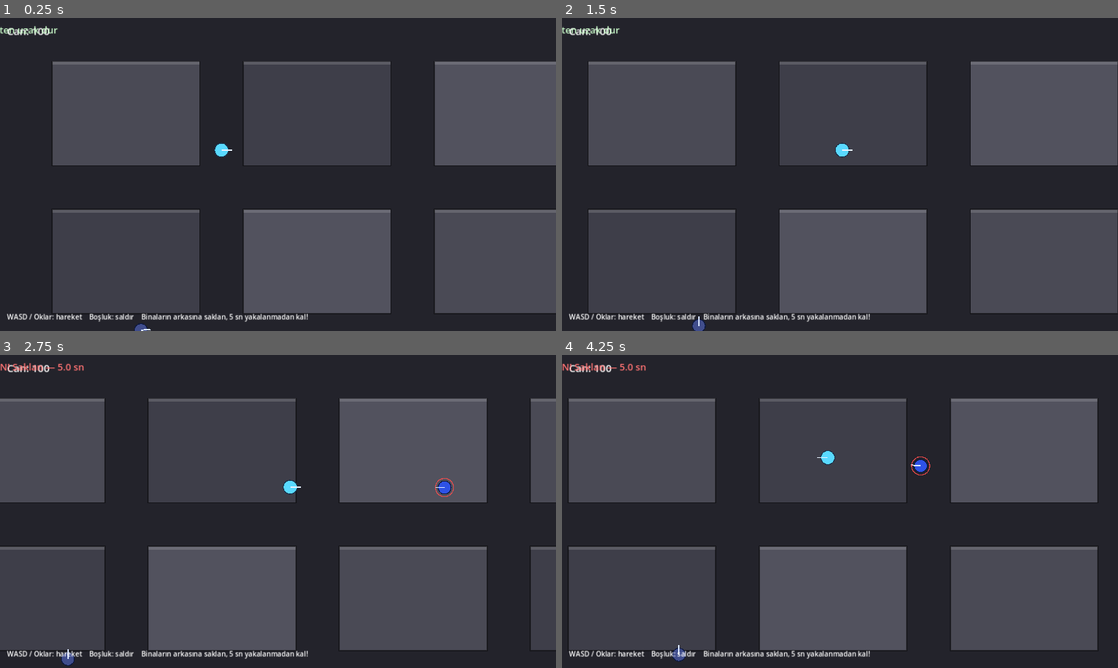
Above: before the commit, frames 1-4 (two rows, left to right).
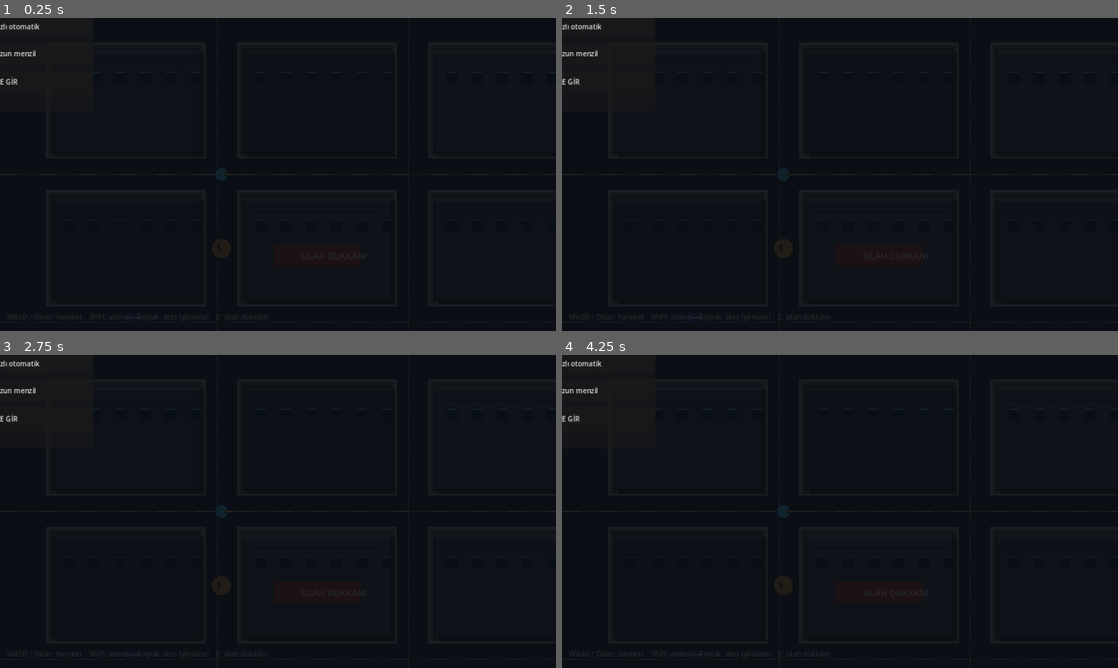
Above: after the commit, the same moments.

Repository: hivuv/Polisten-Kac-s-
Game: Godot game, scene res://scenes/Main.tscn
Same seed, same stepped clock (60 frames per second), same inputs: the game is played once before the commit and once after it.
Inputs:
- Up to frame 1 (0.25 s): no input
- Up to frame 2 (1.5 s): tap Enter at 0.5 s; hold D 0.53-1.28 s; tap R at 0.6 s; tap Space at 0.77 s; tap E at 0.8, 1.35 s; hold S from 1.28 s (still down)
- Up to frame 3 (2.75 s): tap Space at 1.52 s; tap Shift at 1.55 s; release S at 2.03 s; hold D from 2.03 s (still down); hold Shift from 2.03 s (still down); tap R at 2.3 s
- Up to frame 4 (4.25 s): release D at 2.78 s; release Shift at 2.78 s; hold W 2.78-3.53 s; tap R at 2.85 s; tap Space at 3.02, 3.77 s; tap E at 3.05, 3.6 s; hold A from 3.53 s (still down); hold Shift from 3.53 s (still down)

The runs differ from the first frame. In frame 1, 51% of the frame differs, in the area x 0-100%, y 1-100%; in frame 2, 55%; in frame 3, 53%; in frame 4, 55%, in the area x 0-100%, y 1-98%.

Commit message:
Şehir ve silah sistemi ekle

Diff:
--- /dev/null
+++ b/scripts/Blood.gd
@@ -0,0 +1,20 @@
+extends Node2D
+
+var fade := 1.0
+var blotches: Array[Vector3] = []
+
+func _ready() -> void:
+	z_index = 2
+	for i in 7:
+		blotches.append(Vector3(randf_range(-13.0, 13.0), randf_range(-8.0, 8.0), randf_range(2.0, 5.0)))
+
+func _process(delta: float) -> void:
+	fade = maxf(fade - delta / 24.0, 0.0)
+	if fade <= 0.0:
+		queue_free()
+	else:
+		queue_redraw()
+
+func _draw() -> void:
+	for spot in blotches:
+		draw_circle(Vector2(spot.x, spot.y), spot.z, Color(0.48, 0.035, 0.055, 0.65 * fade))
--- a/scripts/Building.gd
+++ b/scripts/Building.gd
@@ -5,6 +5,7 @@
 
 var rect := Rect2()
 var block_color := Color("4a4a55")
+var is_shop := false
 
 
 func _ready() -> void:
@@ -20,6 +21,15 @@
 
 
 func _draw() -> void:
+	# Side face and roof lip give the city blocks a subtle faux-3D depth.
+	draw_rect(Rect2(Vector2(10, 10), rect.size), Color(0.05, 0.06, 0.09, 0.55))
 	draw_rect(Rect2(Vector2.ZERO, rect.size), block_color)
-	draw_rect(Rect2(0, 0, rect.size.x, 8.0), block_color.lightened(0.15))
+	draw_rect(Rect2(0, 0, rect.size.x, 12.0), block_color.lightened(0.2))
+	draw_rect(Rect2(18, 32, rect.size.x - 36, 6), block_color.darkened(0.3))
+	for x in range(28, int(rect.size.x) - 20, 58):
+		draw_rect(Rect2(x, 52, 26, 30), Color("#263848"))
+		draw_rect(Rect2(x + 2, 54, 22, 2), Color("#8bc6d8"))
+	if is_shop:
+		draw_rect(Rect2(70, 112, rect.size.x - 140, 48), Color("#b8463a"))
+		draw_string(ThemeDB.fallback_font, Vector2(132, 145), "SILAH DUKKANI", HORIZONTAL_ALIGNMENT_LEFT, -1, 20, Color.WHITE)
 	draw_rect(Rect2(Vector2.ZERO, rect.size), Color(0, 0, 0, 0.45), false, 3.0)
--- a/scripts/Main.gd
+++ b/scripts/Main.gd
@@ -28,10 +28,22 @@
 ]
 
 var game_over := false
+var game_started := false
+var shop_position := Vector2(510, 560)
+var menu_panel: Control
+var weapon_label: Label
+var selected_weapon := "Pistol"
+var weapons := ["Pistol", "AK-47", "AWM"]
+var shop_hint: Label
+var event_timer := 18.0
+var event_label: Label
+var event_message := ""
+var event_message_timer := 0.0
 
 var player: Player
 var health_label: Label
 var status_label: Label
+var weapon_hud_label: Label
 var game_over_panel: Control
 
 
@@ -43,11 +55,13 @@
 	ground.size = WORLD_SIZE
 	ground.z_index = -10
 	add_child(ground)
+	queue_redraw()
 
 	for i in building_rects.size():
 		var building := Building.new()
 		building.rect = building_rects[i]
 		building.block_color = BUILDING_COLORS[i % BUILDING_COLORS.size()]
+		building.is_shop = i == 5
 		add_child(building)
 
 	_build_borders()
@@ -55,6 +69,7 @@
 	player = Player.new()
 	player.process_mode = Node.PROCESS_MODE_PAUSABLE
 	player.position = Vector2(510, 390)
+	player.controls_enabled = false
 	add_child(player)
 	player.health_changed.connect(_on_player_health_changed)
 	player.died.connect(_on_player_died)
@@ -73,15 +88,27 @@
 		police.process_mode = Node.PROCESS_MODE_PAUSABLE
 		police.position = spawn
 		police.player = player
+		police.active = false
 		police.bounds = Rect2(Vector2.ZERO, WORLD_SIZE)
+		police.defeated.connect(_on_police_defeated)
 		add_child(police)
 
 	_build_hud()
-
-
-func _process(_delta: float) -> void:
-	if game_over:
+	_build_start_menu()
+	_build_shop_marker()
+
+
+func _process(delta: float) -> void:
+	if game_over or not game_started:
 		return
+	event_timer -= delta
+	event_message_timer = maxf(event_message_timer - delta, 0.0)
+	if event_timer <= 0.0:
+		_start_random_event()
+		event_timer = randf_range(24.0, 34.0)
+	event_label.text = event_message if event_message_timer > 0.0 else "Etkinlik: %.0f sn" % event_timer
+	shop_hint.visible = player.global_position.distance_to(shop_position) < 100.0
+	weapon_hud_label.text = "Silah: " + player.weapon_name
 	var chasers := 0
 	var min_timer := -1.0
 	for node in get_tree().get_nodes_in_group("police"):
@@ -99,10 +126,12 @@
 
 
 func _input(event: InputEvent) -> void:
-	if not game_over:
+	if event is not InputEventKey or not event.pressed or event.echo:
 		return
-	if event is InputEventKey and event.pressed and event.physical_keycode == KEY_R:
+	if game_over and event.physical_keycode == KEY_R:
 		_restart()
+	elif game_started and event.physical_keycode == KEY_E and player.global_position.distance_to(shop_position) < 100.0:
+		_cycle_shop_weapon()
 
 
 func _build_borders() -> void:
@@ -144,9 +173,22 @@
 	status_label.horizontal_alignment = HORIZONTAL_ALIGNMENT_CENTER
 	status_label.add_theme_font_size_override("font_size", 22)
 
+	weapon_hud_label = Label.new()
+	weapon_hud_label.position = Vector2(16, 44)
+	weapon_hud_label.add_theme_font_size_override("font_size", 18)
+	layer.add_child(weapon_hud_label)
+
+	event_label = Label.new()
+	layer.add_child(event_label)
+	event_label.set_anchors_preset(Control.PRESET_CENTER_TOP)
+	event_label.offset_top = 48.0
+	event_label.grow_horizontal = Control.GROW_DIRECTION_BOTH
+	event_label.horizontal_alignment = HORIZONTAL_ALIGNMENT_CENTER
+	event_label.add_theme_font_size_override("font_size", 18)
+
 	var hint := Label.new()
 	layer.add_child(hint)
-	hint.text = "WASD / Oklar: hareket    Boşluk: saldır    Binaların arkasına saklan, 5 sn yakalanmadan kal!"
+	hint.text = "WASD / Oklar: hareket    Shift: atılma    Boşluk: ateş (yönüne)    E: silah dükkânı"
 	hint.set_anchors_preset(Control.PRESET_BOTTOM_LEFT)
 	hint.offset_top = -44.0
 	hint.offset_left = 16.0
@@ -203,3 +245,159 @@
 func _restart() -> void:
 	get_tree().paused = false
 	get_tree().reload_current_scene()
+
+
+
+func _start_random_event() -> void:
+	var event := randi_range(0, 2)
+	match event:
+		0:
+			var pickup := Pickup.new()
+			pickup.position = _find_open_spot()
+			add_child(pickup)
+			event_message = "TEDARİK DÜŞTÜ! Yeşil işarete ulaş: +25 can"
+		1:
+			player.restore_health(15)
+			event_message = "İLK YARDIM! +15 can"
+		2:
+			for node in get_tree().get_nodes_in_group("police"):
+				var police := node as Police
+				if police and police.state == Police.State.CHASE:
+					police.lose_timer += 2.5
+			event_message = "SİS BASTI! Polislerin takibi yavaşladı"
+	event_message_timer = 4.0
+
+
+func _find_open_spot() -> Vector2:
+	for attempt in 20:
+		var candidate := Vector2(randf_range(80.0, WORLD_SIZE.x - 80.0), randf_range(80.0, WORLD_SIZE.y - 80.0))
+		var blocked := false
+		for rect in building_rects:
+			if rect.grow(30.0).has_point(candidate):
+				blocked = true
+				break
+		if not blocked:
+			return candidate
+	return Vector2(510, 390)
+
+
+
+func _draw() -> void:
+	# City streets, lane markings and raised-looking pavements under every block.
+	draw_rect(Rect2(Vector2.ZERO, WORLD_SIZE), Color("#303841"))
+	for rect in building_rects:
+		draw_rect(rect.grow(14.0), Color("#a6a39a"))
+		draw_rect(rect.grow(8.0), Color("#686b68"))
+	for y in [390.0, 730.0, 1070.0]:
+		draw_line(Vector2(0, y), Vector2(WORLD_SIZE.x, y), Color("#d2b96c", 0.45), 3.0)
+		for x in range(0, int(WORLD_SIZE.x), 90):
+			draw_line(Vector2(x, y), Vector2(x + 42, y), Color("#e8dfb9", 0.72), 3.0)
+	for x in [500.0, 940.0, 1380.0]:
+		draw_line(Vector2(x, 0), Vector2(x, WORLD_SIZE.y), Color("#d2b96c", 0.45), 3.0)
+		for y in range(0, int(WORLD_SIZE.y), 90):
+			draw_line(Vector2(x, y), Vector2(x, y + 42), Color("#e8dfb9", 0.72), 3.0)
+	draw_circle(shop_position, 22.0, Color("#e8a84a"))
+	draw_string(ThemeDB.fallback_font, shop_position + Vector2(-12, 7), "$", HORIZONTAL_ALIGNMENT_LEFT, -1, 20, Color("#29231c"))
+
+
+func _build_start_menu() -> void:
+	var layer := CanvasLayer.new()
+	layer.layer = 10
+	add_child(layer)
+	menu_panel = Control.new()
+	menu_panel.process_mode = Node.PROCESS_MODE_ALWAYS
+	menu_panel.set_anchors_preset(Control.PRESET_FULL_RECT)
+	layer.add_child(menu_panel)
+	var shade := ColorRect.new()
+	shade.color = Color(0.025, 0.04, 0.06, 0.88)
+	shade.set_anchors_preset(Control.PRESET_FULL_RECT)
+	menu_panel.add_child(shade)
+	var panel := PanelContainer.new()
+	panel.custom_minimum_size = Vector2(430, 430)
+	menu_panel.add_child(panel)
+	panel.set_anchors_preset(Control.PRESET_CENTER)
+	panel.position = Vector2(-215, -215)
+	var stack := VBoxContainer.new()
+	stack.add_theme_constant_override("separation", 14)
+	panel.add_child(stack)
+	var title := Label.new()
+	title.text = "SON ÇIKIŞ"
+	title.horizontal_alignment = HORIZONTAL_ALIGNMENT_CENTER
+	title.add_theme_font_size_override("font_size", 38)
+	stack.add_child(title)
+	var subtitle := Label.new()
+	subtitle.text = "Kaç, saklan ve silahını seç"
+	subtitle.horizontal_alignment = HORIZONTAL_ALIGNMENT_CENTER
+	stack.add_child(subtitle)
+	weapon_label = Label.new()
+	weapon_label.horizontal_alignment = HORIZONTAL_ALIGNMENT_CENTER
+	weapon_label.add_theme_font_size_override("font_size", 22)
+	stack.add_child(weapon_label)
+	for weapon in weapons:
+		var button := Button.new()
+		button.text = weapon + "  —  " + _weapon_description(weapon)
+		button.custom_minimum_size.y = 48
+		button.pressed.connect(_select_weapon.bind(weapon))
+		stack.add_child(button)
+	var start_button := Button.new()
+	start_button.text = "ŞEHRE GİR"
+	start_button.custom_minimum_size.y = 54
+	start_button.pressed.connect(_start_game)
+	stack.add_child(start_button)
+	_select_weapon(selected_weapon)
+
+
+func _select_weapon(weapon: String) -> void:
+	selected_weapon = weapon
+	if weapon_label:
+		weapon_label.text = "Başlangıç silahı: " + weapon
+
+
+func _start_game() -> void:
+	game_started = true
+	menu_panel.visible = false
+	player.weapon_name = selected_weapon
+	player.controls_enabled = true
+	for node in get_tree().get_nodes_in_group("police"):
+		var police := node as Police
+		if police:
+			police.active = true
+
+
+func _weapon_description(weapon: String) -> String:
+	match weapon:
+		"AK-47": return "hızlı otomatik"
+		"AWM": return "uzun menzil"
+		_: return "dengeli"
+
+
+func _build_shop_marker() -> void:
+	shop_hint = Label.new()
+	shop_hint.visible = false
+	shop_hint.text = "E: dükkândan sonraki silahı al"
+	shop_hint.add_theme_font_size_override("font_size", 18)
+	var layer := get_node_or_null("HUDLayer") as CanvasLayer
+	if layer == null:
+		layer = CanvasLayer.new()
+		layer.name = "HUDLayer"
+		add_child(layer)
+	layer.add_child(shop_hint)
+	shop_hint.set_anchors_preset(Control.PRESET_CENTER_BOTTOM)
+	shop_hint.offset_top = -76.0
+	shop_hint.grow_horizontal = Control.GROW_DIRECTION_BOTH
+	shop_hint.horizontal_alignment = HORIZONTAL_ALIGNMENT_CENTER
+
+
+func _cycle_shop_weapon() -> void:
+	var index := weapons.find(player.weapon_name)
+	player.weapon_name = weapons[(index + 1) % weapons.size()]
+	_select_weapon(player.weapon_name)
+	if event_label:
+		event_message = "DÜKKÂN: " + player.weapon_name
+		event_message_timer = 2.0
+
+
+func _on_police_defeated(at_position: Vector2) -> void:
+	var blood := preload("res://scripts/Blood.gd").new()
+	blood.position = at_position
+	add_child(blood)
--- /dev/null
+++ b/scripts/Pickup.gd
@@ -0,0 +1,31 @@
+class_name Pickup
+extends Area2D
+
+var pulse := 0.0
+
+func _ready() -> void:
+	collision_layer = 0
+	collision_mask = 2
+	monitoring = true
+	var shape := CircleShape2D.new()
+	shape.radius = 24.0
+	var collision := CollisionShape2D.new()
+	collision.shape = shape
+	add_child(collision)
+	body_entered.connect(_on_body_entered)
+
+func _process(delta: float) -> void:
+	pulse += delta * 4.0
+	queue_redraw()
+
+func _draw() -> void:
+	var radius := 13.0 + sin(pulse) * 2.0
+	draw_circle(Vector2.ZERO, radius, Color(0.25, 1.0, 0.55, 0.25))
+	draw_circle(Vector2.ZERO, radius - 4.0, Color(0.25, 1.0, 0.55))
+	draw_line(Vector2(-6, 0), Vector2(6, 0), Color.WHITE, 3.0)
+	draw_line(Vector2(0, -6), Vector2(0, 6), Color.WHITE, 3.0)
+
+func _on_body_entered(body: Node2D) -> void:
+	if body is Player:
+		body.restore_health(25)
+		queue_free()
--- a/scripts/Player.gd
+++ b/scripts/Player.gd
@@ -14,10 +14,25 @@
 const ATTACK_COOLDOWN := 0.6
 const ATTACK_FLASH_TIME := 0.18
 const TOUCH_DAMAGE_PER_SECOND := 25.0
+const DASH_SPEED := 620.0
+const DASH_DURATION := 0.16
+const DASH_COOLDOWN := 1.1
+
+const WEAPON_STATS := {
+	"Pistol": {"range": 190.0, "cooldown": 0.42, "damage": 1, "color": Color("#ffd166")},
+	"AK-47": {"range": 280.0, "cooldown": 0.12, "damage": 1, "color": Color("#ff8066")},
+	"AWM": {"range": 520.0, "cooldown": 0.9, "damage": 3, "color": Color("#8be9fd")},
+}
 
 var health := float(MAX_HEALTH)
 var attack_cooldown := 0.0
 var attack_flash := 0.0
+var dash_timer := 0.0
+var dash_cooldown := 0.0
+var _facing := Vector2.RIGHT
+var weapon_name := "Pistol"
+var controls_enabled := true
+var shot_flash := 0.0
 
 var _damage_area: Area2D
 var _dead := false
@@ -46,10 +61,21 @@
 
 
 func _physics_process(delta: float) -> void:
+	if not controls_enabled:
+		return
 	attack_cooldown = maxf(attack_cooldown - delta, 0.0)
 	attack_flash = maxf(attack_flash - delta, 0.0)
+	shot_flash = maxf(shot_flash - delta, 0.0)
+	dash_cooldown = maxf(dash_cooldown - delta, 0.0)
+	dash_timer = maxf(dash_timer - delta, 0.0)
 
-	velocity = _read_move_input() * SPEED
+	var move_input := _read_move_input()
+	if move_input != Vector2.ZERO:
+		_facing = move_input
+	if Input.is_physical_key_pressed(KEY_SHIFT) and dash_cooldown <= 0.0 and move_input != Vector2.ZERO:
+		dash_timer = DASH_DURATION
+		dash_cooldown = DASH_COOLDOWN
+	velocity = _facing * (DASH_SPEED if dash_timer > 0.0 else SPEED)
 	move_and_slide()
 
 	if Input.is_physical_key_pressed(KEY_SPACE):
@@ -72,15 +98,29 @@
 	return dir.normalized() if dir != Vector2.ZERO else Vector2.ZERO
 
 
+func restore_health(amount: int) -> void:
+	if _dead:
+		return
+	health = minf(health + amount, MAX_HEALTH)
+	health_changed.emit(int(ceil(health)))
+
+
 func _try_attack() -> void:
+	var stats: Dictionary = WEAPON_STATS[weapon_name]
 	if attack_cooldown > 0.0:
 		return
-	attack_cooldown = ATTACK_COOLDOWN
+	attack_cooldown = stats["cooldown"]
 	attack_flash = ATTACK_FLASH_TIME
+	shot_flash = ATTACK_FLASH_TIME
 	for node in get_tree().get_nodes_in_group("police"):
 		var police := node as Police
-		if police and global_position.distance_to(police.global_position) <= ATTACK_RANGE:
-			police.knock_out()
+		if police == null:
+			continue
+		var offset := police.global_position - global_position
+		if offset.length() > stats["range"] or _facing.dot(offset.normalized()) < 0.45:
+			continue
+		police.take_hit(stats["damage"])
+		break
 
 
 func _apply_contact_damage(delta: float) -> void:
@@ -100,10 +140,16 @@
 
 
 func _draw() -> void:
-	if attack_flash > 0.0:
-		draw_arc(Vector2.ZERO, ATTACK_RANGE, -0.6, 0.6, 24, Color(1.0, 1.0, 0.6, 0.8), 4.0)
-		draw_arc(Vector2.ZERO, ATTACK_RANGE - 8.0, -0.45, 0.45, 20, Color(1.0, 1.0, 0.6, 0.4), 3.0)
+	draw_set_transform(Vector2(2, 7), 0.0, Vector2(1.0, 0.45))
+	draw_circle(Vector2.ZERO, 17.0, Color(0, 0, 0, 0.35))
+	draw_set_transform(Vector2.ZERO, 0.0, Vector2.ONE)
 	draw_circle(Vector2.ZERO, BODY_RADIUS, Color(0.35, 0.85, 1.0))
 	draw_arc(Vector2.ZERO, BODY_RADIUS, 0.0, TAU, 24, Color(0.1, 0.2, 0.3), 2.0)
-	var facing := velocity.normalized() if velocity.length() > 1.0 else Vector2.RIGHT
-	draw_line(Vector2.ZERO, facing * (BODY_RADIUS + 8.0), Color(0.9, 0.95, 1.0), 3.0)
+	var facing := _facing
+	var weapon_color: Color = WEAPON_STATS[weapon_name]["color"]
+	draw_line(facing * 7.0, facing * 27.0, Color("#35333b"), 7.0)
+	draw_line(facing * 8.0, facing * 26.0, weapon_color, 3.0)
+	if shot_flash > 0.0:
+		draw_line(facing * 27.0, facing * 43.0, Color(1.0, 0.9, 0.55, 0.9), 4.0)
+	if dash_timer > 0.0:
+		draw_arc(Vector2.ZERO, BODY_RADIUS + 7.0, 0.0, TAU, 24, Color(0.3, 0.9, 1.0, 0.8), 3.0)
--- a/scripts/Police.gd
+++ b/scripts/Police.gd
@@ -5,6 +5,8 @@
 ## 5 saniye yakalanmadan kalırsa takibi bırakıp devriyeye döner.
 
 enum State { PATROL, CHASE }
+
+signal defeated(at_position: Vector2)
 
 const CHASE_SPEED := 210.0
 const PATROL_SPEED := 90.0
@@ -16,6 +18,8 @@
 var bounds := Rect2(Vector2.ZERO, Vector2(1900, 1150))
 var state := State.PATROL
 var lose_timer := 0.0
+var health := 3
+var active := true
 
 var _last_seen := Vector2.ZERO
 var _patrol_target := Vector2.ZERO
@@ -37,6 +41,8 @@
 
 
 func _physics_process(delta: float) -> void:
+	if not active:
+		return
 	if player == null or not is_instance_valid(player):
 		return
 
@@ -65,8 +71,11 @@
 	queue_redraw()
 
 
-func knock_out() -> void:
-	queue_free()
+func take_hit(damage: int) -> void:
+	health -= damage
+	if health <= 0:
+		defeated.emit(global_position)
+		queue_free()
 
 
 func _chase() -> void:
